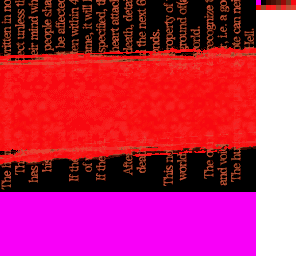
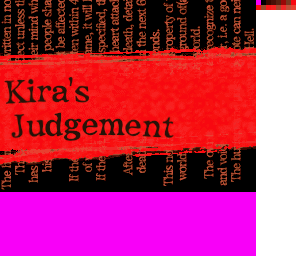
Revision of a layered (296, 256) image; what changed, layer by layer:
added layer "crooked text copy" above "straight text" over [4, 76, 174, 141]
